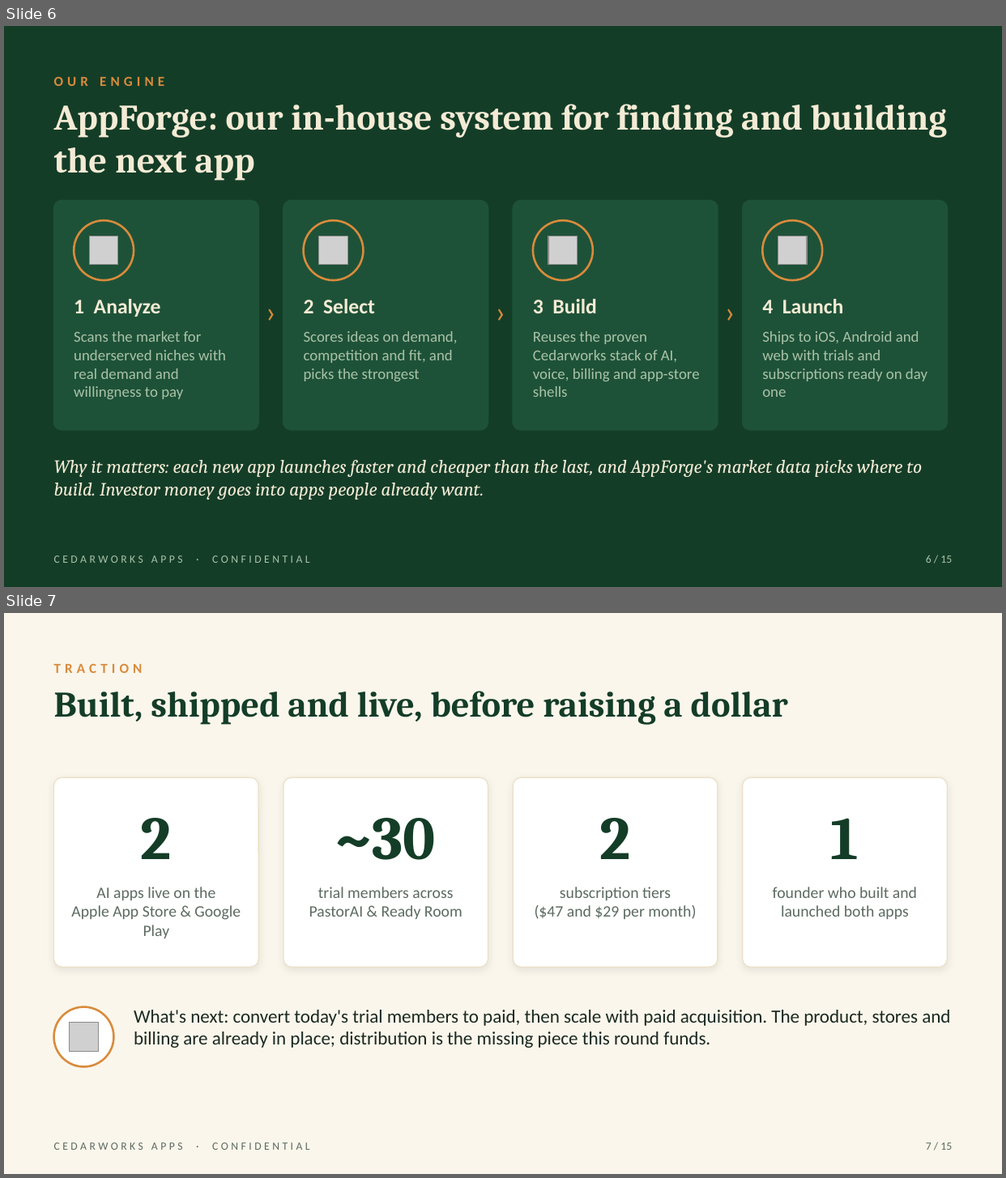
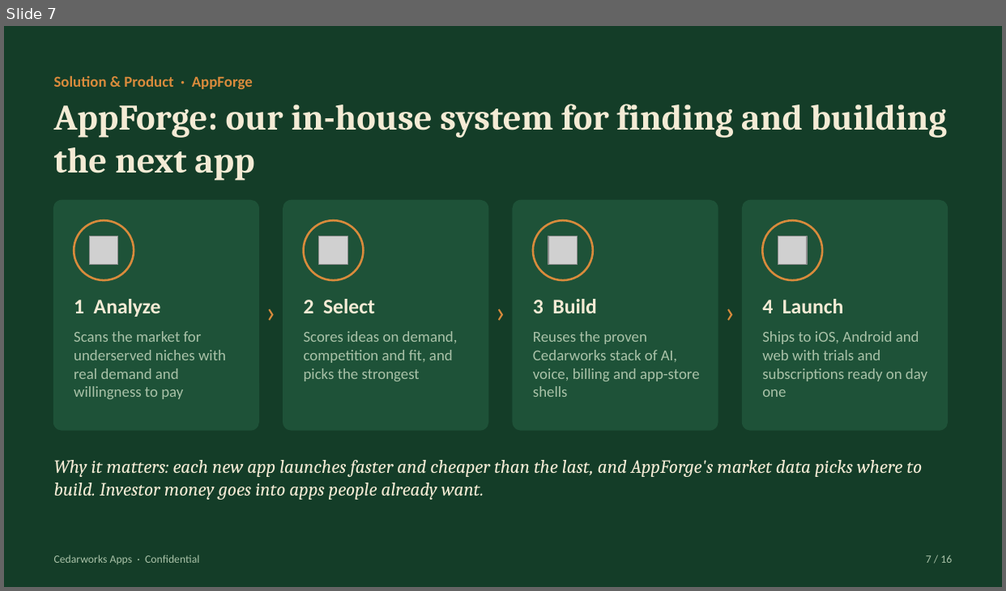
Before and after one commit to Pastorai1/Cedarworksapps, a slide deck: pitch-deck/Cedarworks-Apps-Pitch-Deck.pptx. Shown one above the other, each under a label of ours: slides 6 and 7 before the commit, slide 7 after it. The pictures are 1006x1178 and 1006x591 pixels, drawn with LibreOffice and Linux fonts; fonts in the diff are those of the drawing; grey boxes stand for pictures. Boxes give left, top, right and bottom in pixels: in the first picture for what was removed or moved away, otherwise in the second. Text is boxed around its words. In the diff, an @@ line names an element or a change of style, - is before the commit and + after.

```diff
--- a/pitch-deck/Cedarworks-Apps-Pitch-Deck.pptx
+++ b/pitch-deck/Cedarworks-Apps-Pitch-Deck.pptx
@@ slide 7 removed at [4,613,1002,1174], background #FAF6EC @@
@@ text removed at [54,664,143,673] @@
-TRACTION
@@ text removed at [54,691,788,725] @@
-Built, shipped and live, before raising a dollar
@@ rounded rectangle removed at [54,777,258,967] @@
@@ rounded rectangle removed at [283,777,488,967] @@
@@ rounded rectangle removed at [513,777,718,967] @@
@@ rounded rectangle removed at [743,777,947,967] @@
@@ text removed at [141,818,172,859] @@
-2
@@ text removed at [336,818,436,860] @@
-~30
@@ text removed at [600,818,631,859] @@
-2
@@ text removed at [831,818,859,859] @@
-1
@@ text removed at [71,887,241,939] @@
-AI apps live on the
-Apple App Store & Google Play
@@ text removed at [309,887,462,919] @@
-trial members across
-PastorAI & Ready Room
@@ text removed at [535,887,696,919] @@
-subscription tiers
-($47 and $29 per month)
@@ text removed at [773,887,917,919] @@
-founder who built and
-launched both apps
@@ ellipse removed at [54,1007,114,1067] @@
@@ picture removed at [70,1023,99,1052] @@
@@ text removed at [134,1010,950,1048] @@
-What's next: convert today's trial members to paid, then scale with paid acquisition. The product, stores and billing are already in place; distribution is the missing piece this round funds.
@@ text removed at [54,1143,310,1150] @@
-CEDARWORKS APPS · CONFIDENTIAL
@@ text removed at [926,1143,952,1150] @@
-7 / 15
@@ what was slide 6 is now slide 7 @@
@@ slide 7 changed as well @@
@@ text at [54,76,253,89]: text changed; size 10 to 11 pt @@
-OUR ENGINE
+Solution & Product · AppForge
@@ text at [54,555,199,565]: text changed @@
-CEDARWORKS APPS · CONFIDENTIAL
+Cedarworks Apps · Confidential
@@ text at [926,556,952,563]: text changed @@
-6 / 15
+7 / 16
```
Also in this commit, not shown: 11 other slides changed, 4 slides added, 2 other slides removed, 3 other files.
